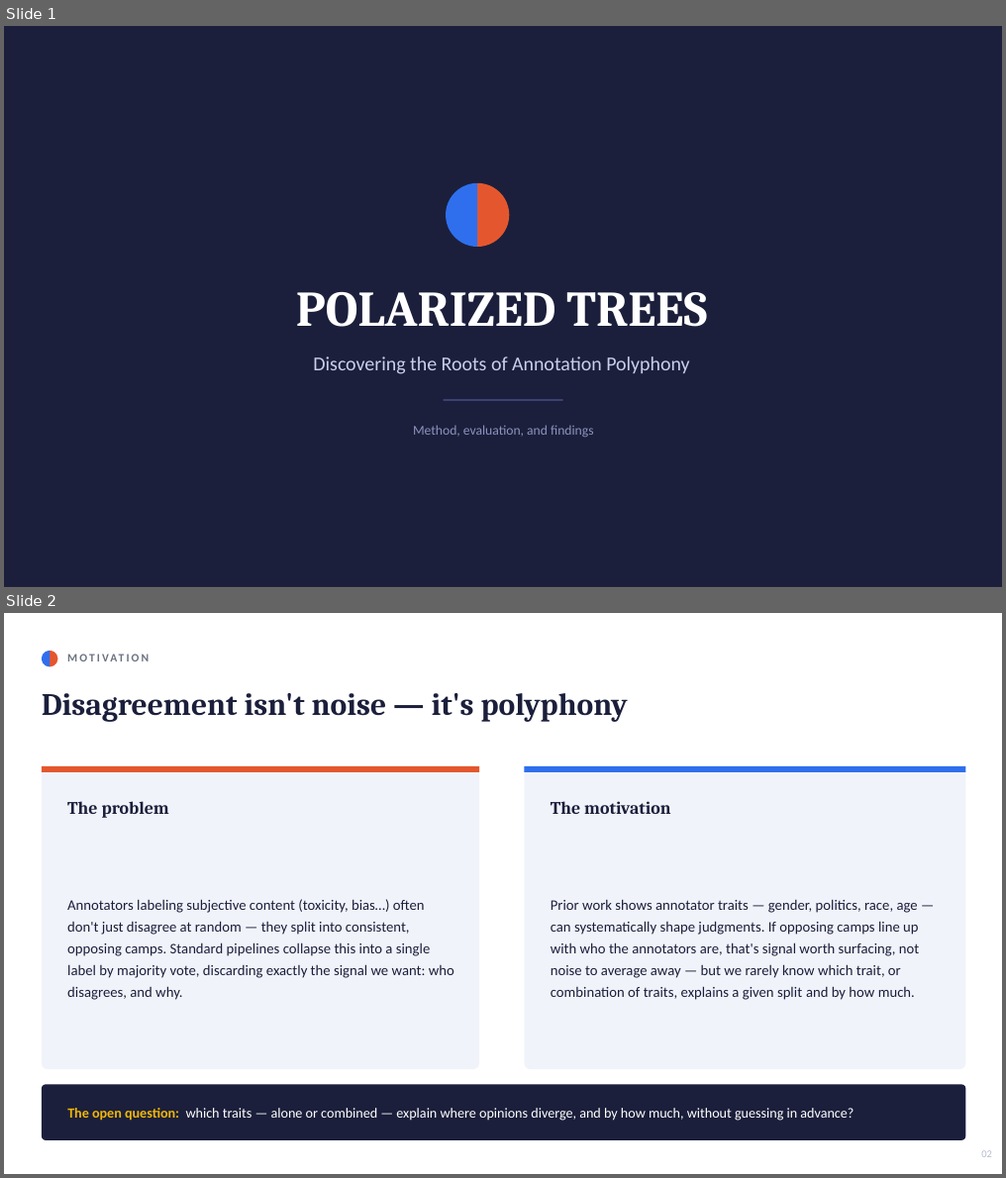
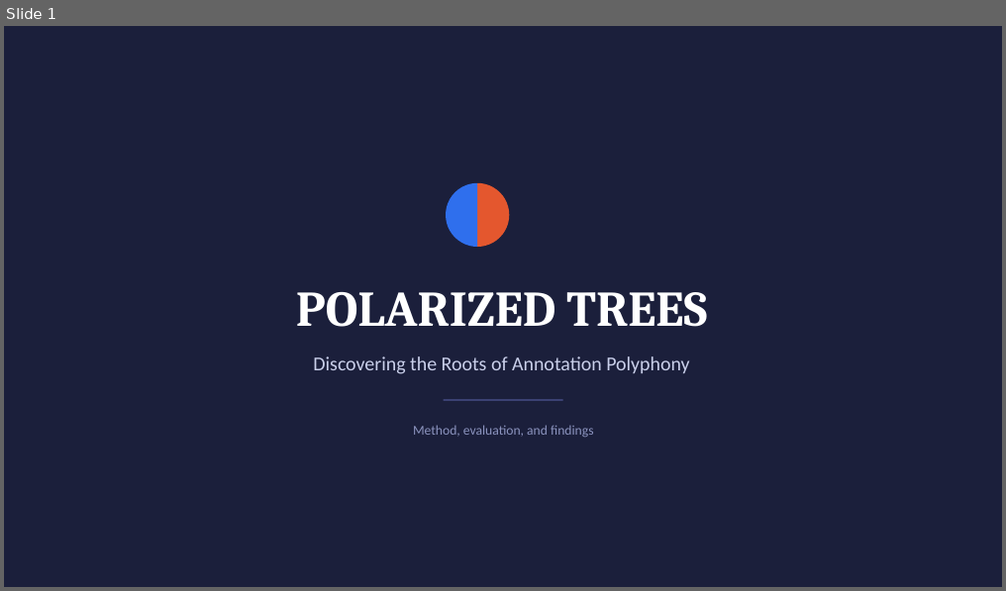
Before and after one commit to Swkratis210204/polartox, a slide deck: polarized_trees/Polarized_Trees_Presentation.pptx. Shown one above the other, each under a label of ours: slides 1 and 2 before the commit, slide 1 after it. The pictures are 1006x1178 and 1006x591 pixels, drawn with LibreOffice and Linux fonts; fonts in the diff are those of the drawing. Boxes give left, top, right and bottom in pixels: in the first picture for what was removed or moved away, otherwise in the second. Text is boxed around its words. In the diff, an @@ line names an element or a change of style, - is before the commit and + after.

```diff
--- a/polarized_trees/Polarized_Trees_Presentation.pptx
+++ b/polarized_trees/Polarized_Trees_Presentation.pptx
@@ slide 2 removed at [4, 613, 1002, 1174], background #FFFFFF @@
@@ pie slice (boxed as its full ellipse) removed at [42, 651, 57, 666] @@
@@ pie slice (boxed as its full ellipse) removed at [42, 651, 57, 666] @@
@@ text removed at [67, 645, 666, 670] @@
-MOTIVATION
@@ text removed at [42, 693, 628, 722] @@
-Disagreement isn't noise — it's polyphony
@@ rounded rectangle removed at [42, 766, 479, 1069] @@
@@ rectangle removed at [42, 766, 479, 772] @@
@@ rounded rectangle removed at [525, 766, 966, 1069] @@
@@ rectangle removed at [525, 766, 966, 772] @@
@@ text removed at [67, 801, 169, 818] @@
-The problem
@@ text removed at [550, 801, 671, 814] @@
-The motivation
@@ text removed at [67, 899, 454, 1000] @@
-Annotators labeling subjective content (toxicity, bias…) often don't just disagree at random — they split into consistent, opposing camps. Standard pipelines collapse this into a single label by majority vote, discarding exactly the signal we want: who disagrees, and why.
@@ text removed at [550, 899, 919, 1000] @@
-Prior work shows annotator traits — gender, politics, race, age — can systematically shape judgments. If opposing camps line up with who the annotators are, that's signal worth surfacing, not noise to average away — but we rarely know which trait, or combination of traits, explains a given split and by how much.
@@ rounded rectangle removed at [42, 1084, 966, 1141] @@
@@ text removed at [67, 1108, 853, 1121] @@
-The open question: which traits — alone or combined — explain where opinions diverge, and by how much, without guessing in advance?
@@ text removed at [981, 1151, 992, 1157] @@
-02
```
Also in this commit, not shown: 10 slides changed, 3 slides added, 1 other slide removed, 1 other file.
